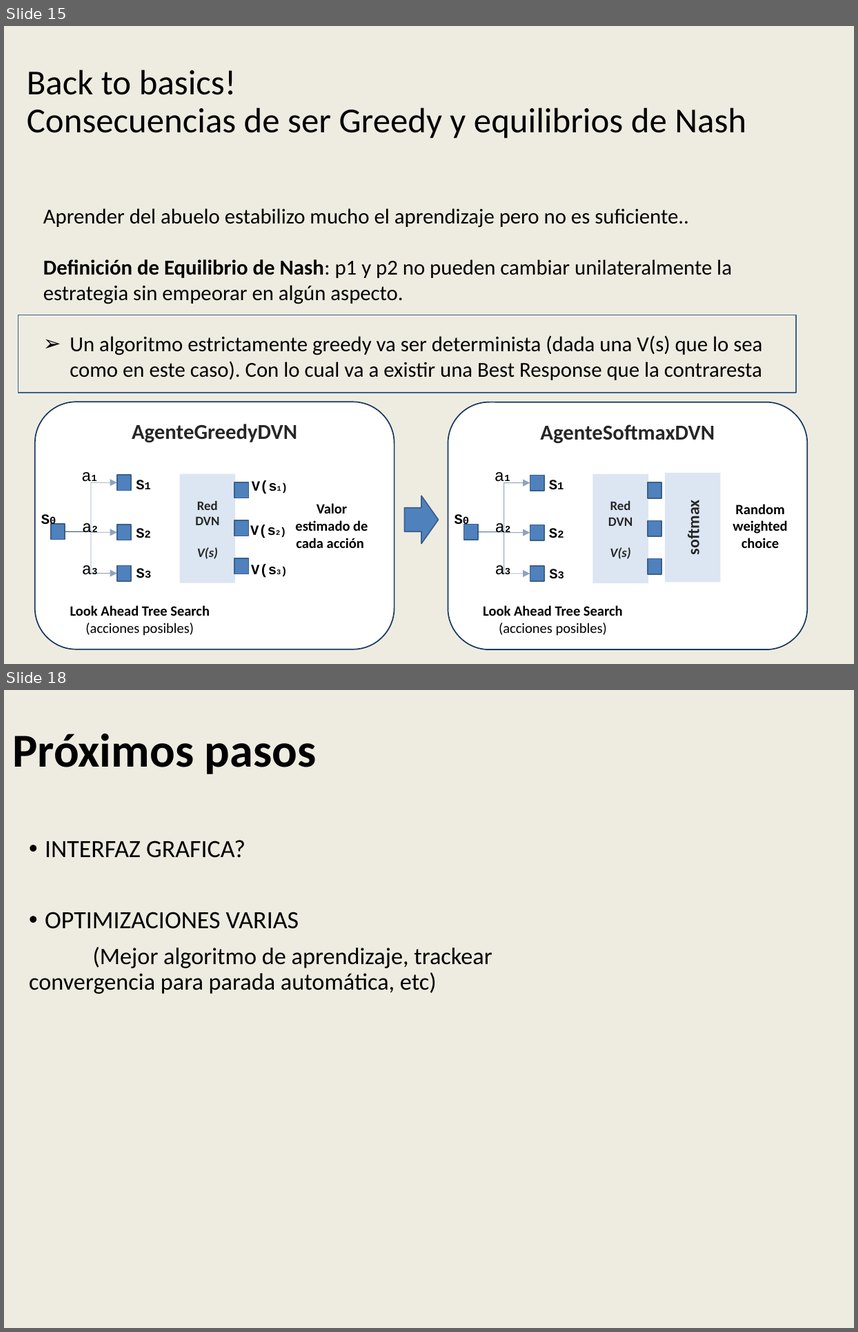
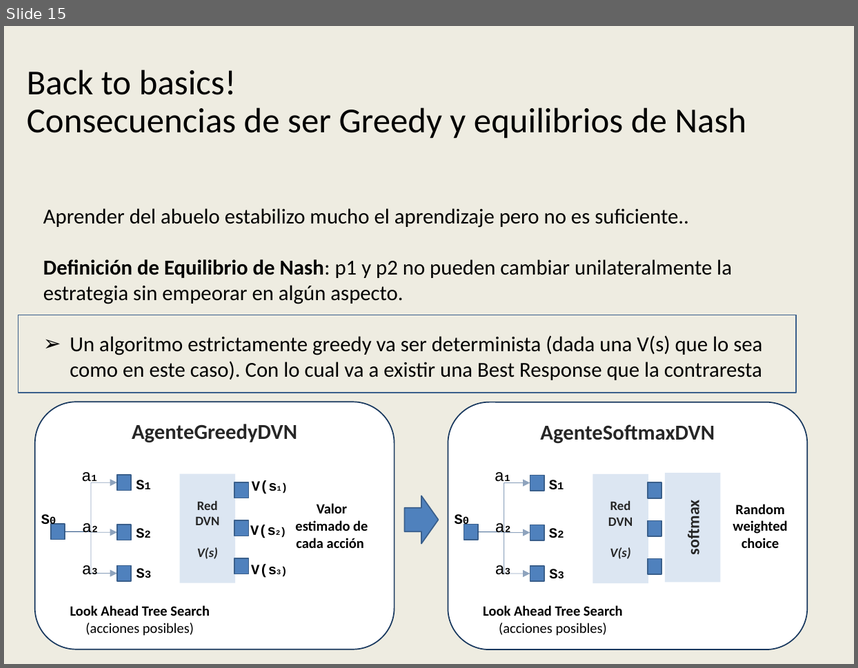
Before and after one commit to AbrojoROU/Truco_DQN, a slide deck: Proyecto IA Digital House v4.pptx. Shown one above the other, each under a label of ours: slides 15 and 18 before the commit, slide 15 after it; the slides between them are not shown. The pictures are 858x1332 and 858x668 pixels, drawn with LibreOffice and Linux fonts; fonts in the diff are those of the drawing; background and template pictures are left out. Boxes give left, top, right and bottom in pixels: in the first picture for what was removed or moved away, otherwise in the second. Text is boxed around its words. In the diff, an @@ line names an element or a change of style, - is before the commit and + after.

```diff
--- a/Proyecto IA Digital House v4.pptx
+++ b/Proyecto IA Digital House v4.pptx
@@ slide 18 removed at <box>4,690,854,1328</box>, background #EEECE1 @@
@@ title removed at <box>12,733,317,774</box> @@
-Próximos pasos
@@ text removed at <box>29,840,492,994</box> @@
-• INTERFAZ GRAFICA?
-• OPTIMIZACIONES VARIAS
-(Mejor algoritmo de aprendizaje, trackear convergencia para parada automática, etc)
```
Also in this commit, not shown: 5 slides changed, 1 slide added, 1 other slide removed.
